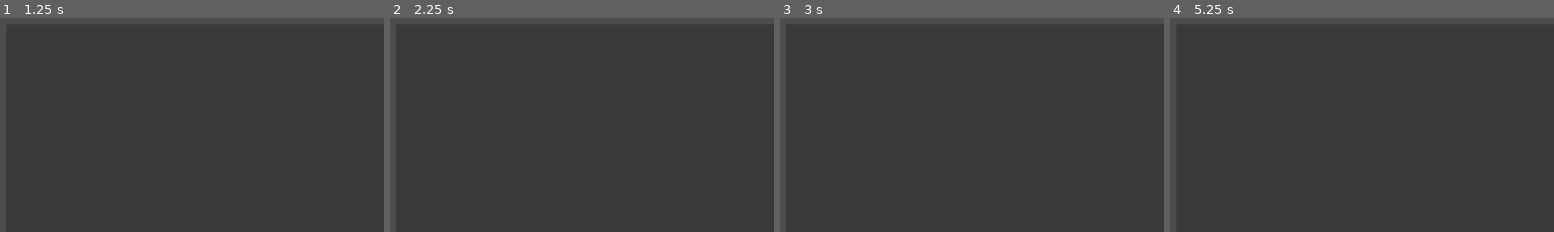
Above: before the commit, frames 1-4 (left to right).
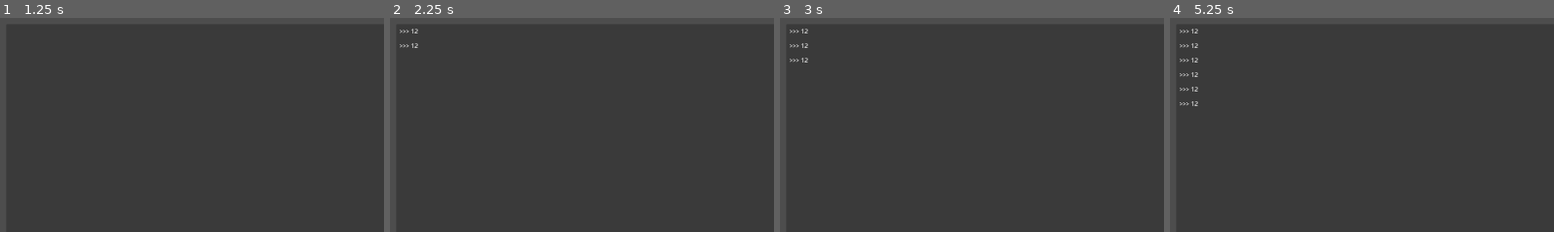
Above: after the commit, the same moments.

Repository: DaDescriptor/communicator
Game: Godot game, scene res://main.tscn
The game is run twice, just before and just after one commit, with the same random seed, the same clock (stepped at 60 frames per second) and the same inputs.
Inputs (mouse positions are % of the whole screen's width and height, from its top left):
- Up to frame 1 (1.25 s): click (48, 96) at 0.52 s; type "12" at 0.6 s
- Up to frame 2 (2.25 s): click "Send" at 1.25 s; click "Send" at 2 s
- Up to frame 3 (3 s): click "Send" at 2.75 s
- Up to frame 4 (5.25 s): tap Enter at 3.5, 5 s; tap Space at 4.25 s
The pictures show only the part of the screen within x 0-50%, y 0-50%; the shares and areas given below are measured in that part.

Frame 1 is identical in both runs. In frame 2, less than 0.1% of the frame differs, in the area x 2-8%, y 4-15%; in frame 3, 0.1%; in frame 4, 0.3%, in the area x 2-8%, y 4-42%.
Error after the commit: Out of bounds get index '0' (on base: 'Array') (res://Dconsole/Console.gd:53)

Commit message:
idk what changed

Diff:
--- a/Dconsole/Console.gd
+++ b/Dconsole/Console.gd
@@ -12,27 +12,52 @@
 @onready var textTemplate = load("res://Dconsole/output.tscn")
 
 func _ready():
-	print("KILL ME PLEASE")
+	# print("KILL ME PLEASE")
 	sendButton.connect('pressed', _send)
+	inputLine.connect('text_submitted', _send)
+
+func _get_args(text: String) -> Array:
+	var result: Array = []
+	var buffer: String = ""
+	var isString: bool = false
+
+	# go through every letter in the command and split it into multiple arguments
+	for letter in text:
+		if letter == " " and !isString:
+			result.append(buffer)
+			buffer = ""
+		elif letter == "\"" and buffer[buffer.length() - 2]!="\\":
+			# toggle isString if processed character is unescaped "
+			isString = !isString
+		else:
+			buffer = buffer+letter
+
+	if isString:
+		output("Error parsing command: doublequotes are not closed.")
+		return []
+
+	return result
 
 func output(text: String):
-	print(text)
-
 	var textInstance = textTemplate.instantiate() # create a new log message
-	textInstance.reparent(outputContainer) # move it to the VBoxContainer
+	outputContainer.add_child(textInstance)
 	textInstance.text = text # write text passed in
 
 func _send():
 	var input = inputLine.text
-	print(">>> "+input)
 	output(">>> "+input) # log command written by user
 
+	var args = _get_args(input).duplicate()
+	args.remove_at(0)
 
+	on_send.emit(
+		_get_args(input)[0], # command
+		args, #arguments
+		input # raw input string
+	)
 
-	on_send.emit(input) # emit send signal to note other scripts
-
-func toggle_visibility(is_visible: bool = !visible):
-	visible = is_visible
+func toggle_visibility(must_show: bool = !visible):
+	visible = must_show
 
 func _process(_delta):
 	if Input.is_action_just_pressed("open_console"):
Not shown: 2 places in theme.tres that only renumber resources
